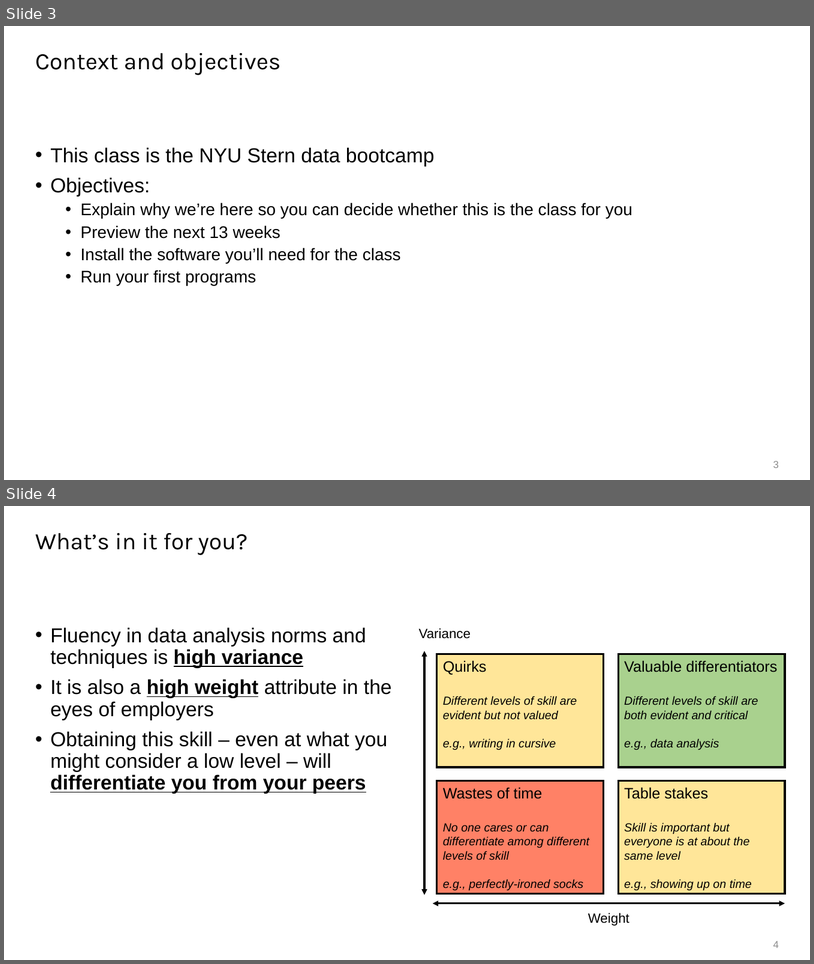
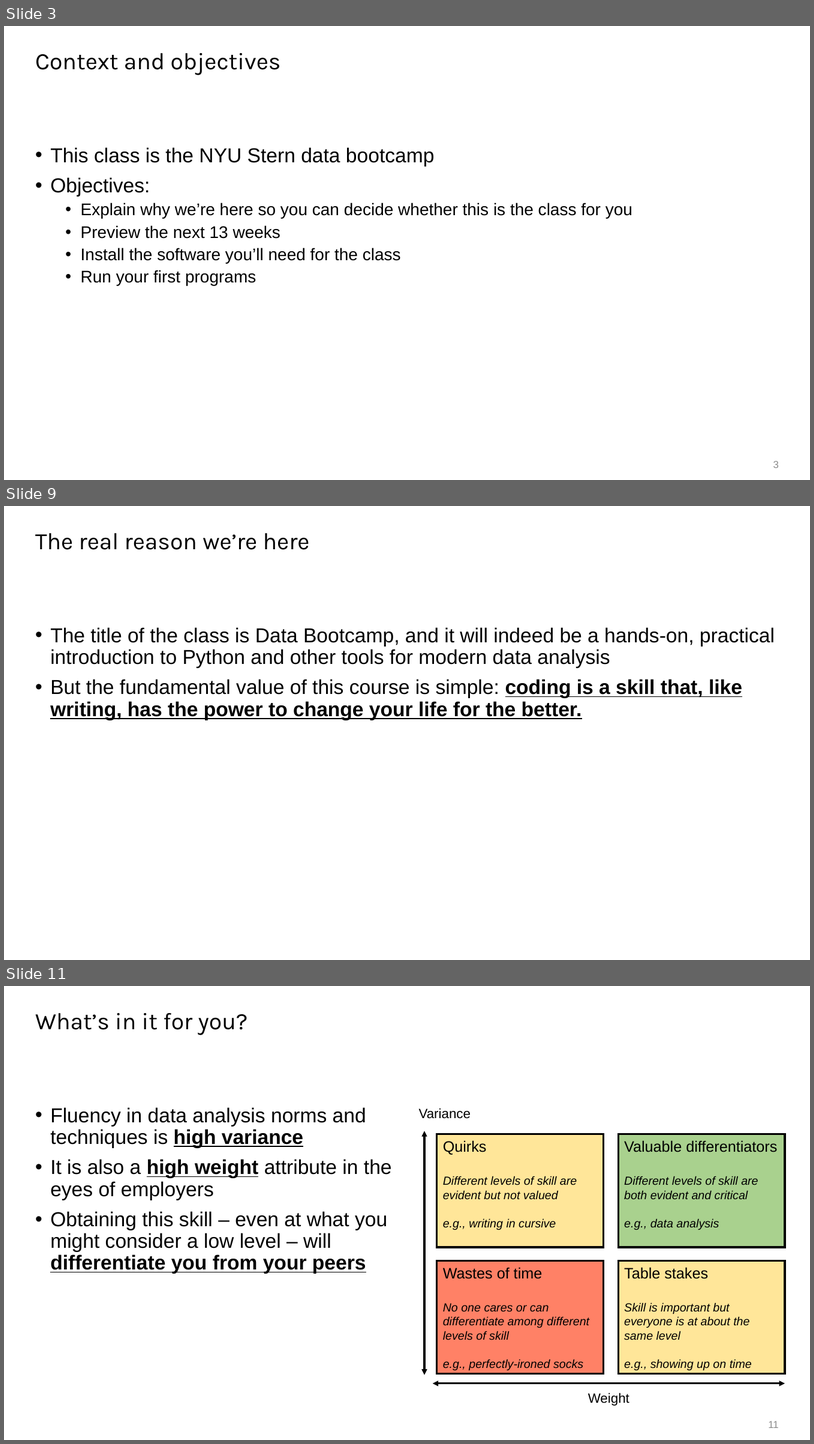
Before and after one commit to tobypenk/data-bootcamp, a slide deck: week 1/Session 1.pptx. Shown one above the other, each under a label of ours: slides 3 and 4 before the commit, slides 3, 9 and 11 after it; the slides between them are not shown. The pictures are 814x964 and 814x1444 pixels, drawn with LibreOffice and Linux fonts; fonts in the diff are those of the drawing. Boxes give left, top, right and bottom in pixels: in the first picture for what was removed or moved away, otherwise in the second. Text is boxed around its words. In the diff, an @@ line names an element or a change of style, - is before the commit and + after.

```diff
--- a/week 1/Session 1.pptx
+++ b/week 1/Session 1.pptx
@@ slide 9 added at box(4, 506, 810, 960), background #FFFFFF @@
@@ title added at box(35, 533, 310, 550), 28 pt, text #000000 @@
+The real reason we’re here
@@ text added at box(50, 627, 775, 720), 24 pt, text #000000 @@
+• The title of the class is Data Bootcamp, and it will indeed be a hands-on, practical introduction to Python and other tools for modern data analysis
+• But the fundamental value of this course is simple: coding is a skill that, like writing, has the power to change your life for the better.
@@ what was slide 4 is now slide 11 @@
@@ page number at box(768, 1420, 779, 1428): text changed @@
-4
+11
```
Also in this commit, not shown: 1 slide changed, 9 other slides added.
